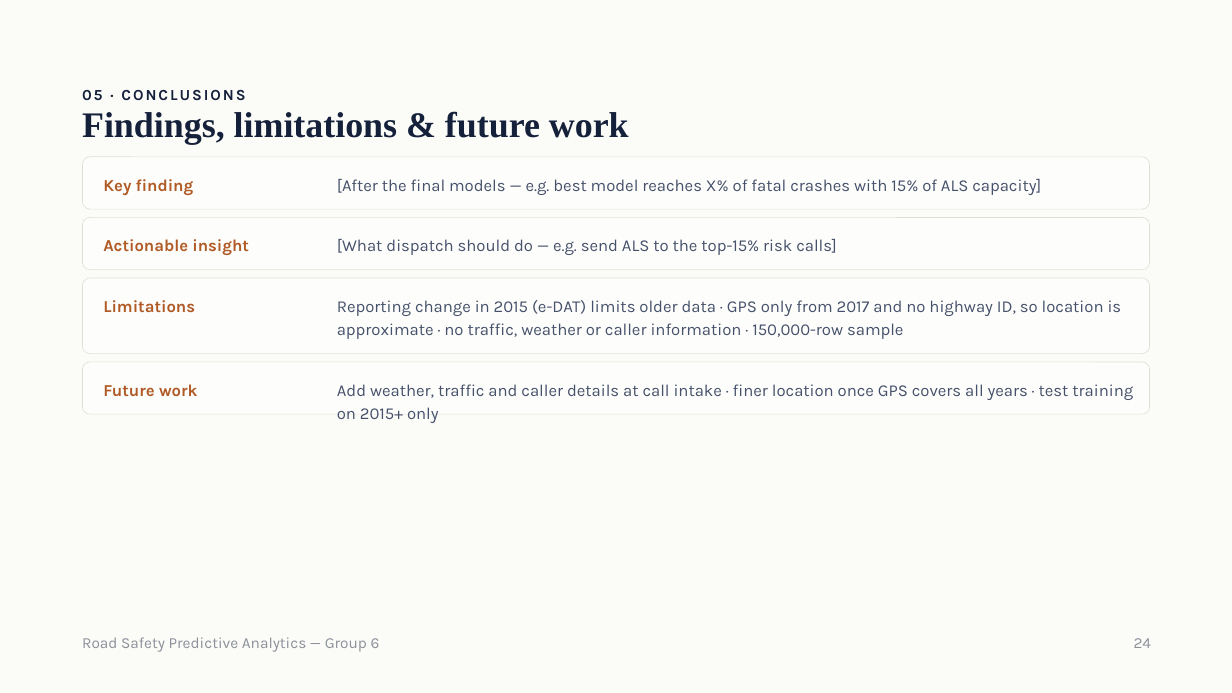
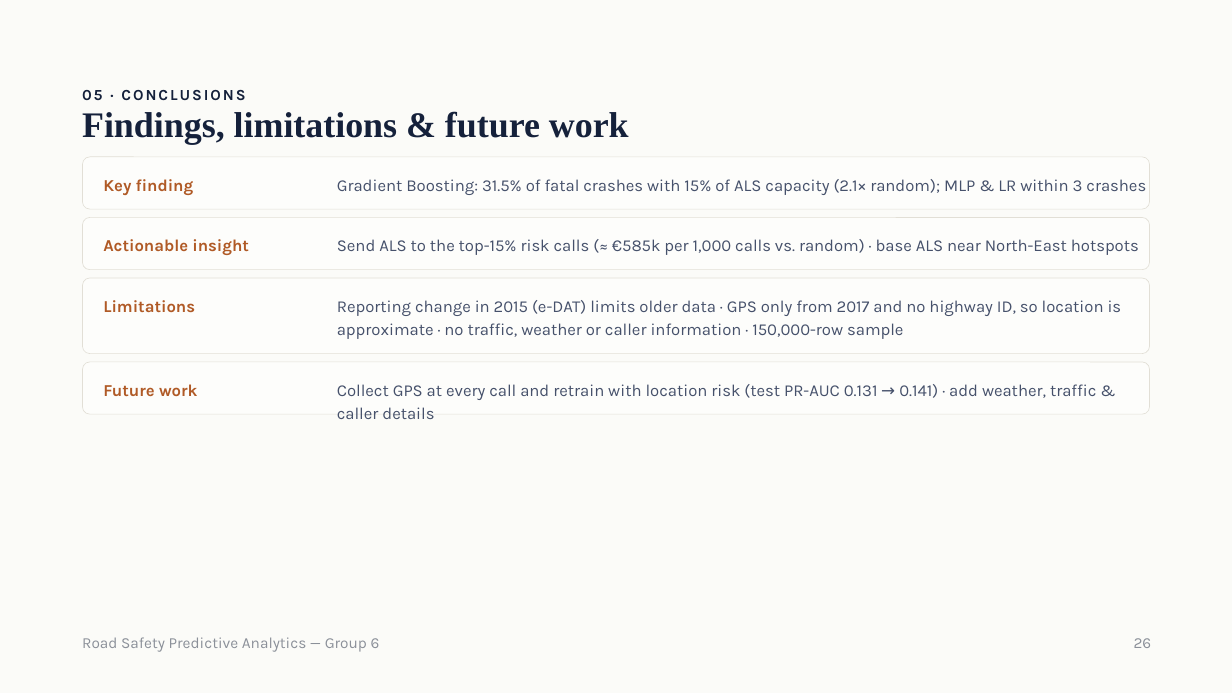
Before and after one commit to samuelbarrezueta/predictive-analytics-forecasting, a slide deck: slide 26 of reports/presentation/Road Safety Predictive Analytics — Group 6.pptx (slide 24 before the commit). Drawn at 1232x693 pixels with LibreOffice and Linux fonts; fonts in the diff are those of the drawing. Boxes give left, top, right and bottom in pixels: in the first picture for what was removed or moved away, otherwise in the second. Text is boxed around its words. In the diff, an @@ line names an element or a change of style, - is before the commit and + after.

```diff
--- a/reports/presentation/Road Safety Predictive Analytics — Group 6.pptx
+++ b/reports/presentation/Road Safety Predictive Analytics — Group 6.pptx
@@ text at bbox=[337, 179, 1146, 195]: text changed @@
-[After the final models — e.g. best model reaches X% of fatal crashes with 15% of ALS capacity]
+Gradient Boosting: 31.5% of fatal crashes with 15% of ALS capacity (2.1× random); MLP & LR within 3 crashes
@@ text at bbox=[337, 239, 1139, 255]: text changed @@
-[What dispatch should do — e.g. send ALS to the top-15% risk calls]
+Send ALS to the top-15% risk calls (≈ €585k per 1,000 calls vs. random) · base ALS near North-East hotspots
@@ text at bbox=[337, 384, 1096, 400]: text changed @@
-Add weather, traffic and caller details at call intake · finer location once GPS covers all years · test training on 2015+ only
+Collect GPS at every call and retrain with location risk (test PR-AUC 0.131 → 0.141) · add weather, traffic & caller details
@@ text at bbox=[1134, 638, 1152, 648]: text changed @@
-24
+26
```
Also in this commit, not shown: 6 other slides changed, 2 slides added, 9 other files.
